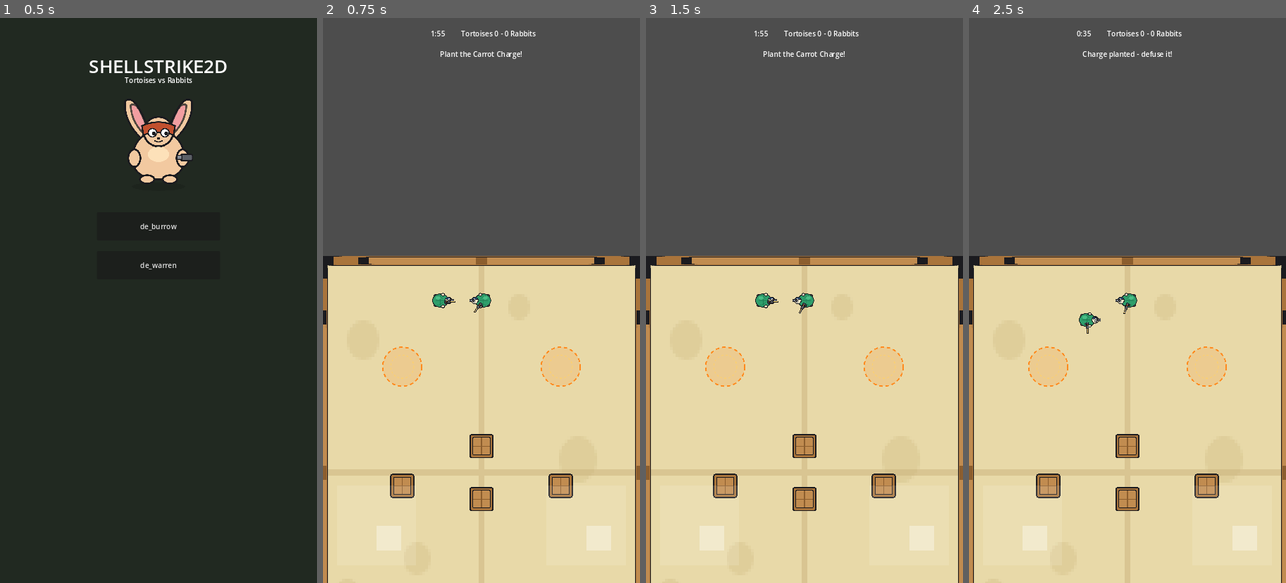
Above: before the commit, frames 1-4 (left to right).
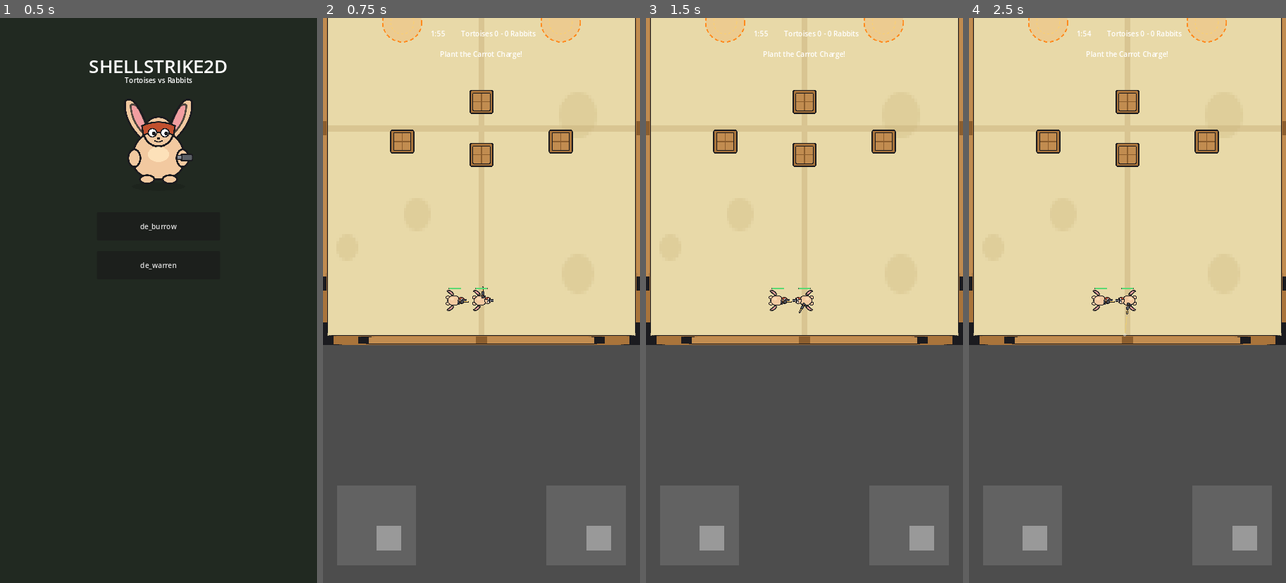
Above: after the commit, the same moments.

Repository: dstr1989/shellstrike2d
Game: Godot game, scene res://scenes/MainMenu.tscn
Two runs of this game, one before a commit and one after it. Both use one fixed random seed, a clock stepped at 60 frames per second and the inputs below.
Inputs (mouse positions are in pixels of both pictures, inside the frame that each line leads up to):
- Up to frame 1 (0.5 s): no input
- Up to frame 2 (0.75 s): click "de_burrow" at 0.5 s
- Up to frame 3 (1.5 s): tap Enter at 1.25 s; drag from (699, 526) to (836, 176) at 1.27 s
- Up to frame 4 (2.5 s): tap Space at 2 s; drag from (1232, 526) to (1111, 413) at 2.02 s

Frame 1 is identical in both runs. In frame 2, 88% of the frame differs, in the area x 0-100%, y 0-100%; in frame 3, 88%; in frame 4, 88%.

Commit message:
Fix core playability: world-space aim, shot tracers/muzzle flash/impact FX, hit flash + health bars, player is now attacker (Rabbit) with den-proximity plant + on-screen prompt

Diff:
--- a/scenes/Main.tscn
+++ b/scenes/Main.tscn
@@ -134,19 +134,19 @@
 [node name="CarrotCharge" parent="." instance=ExtResource("4")]
 
 [node name="Player" parent="." instance=ExtResource("2")]
-position = Vector2(600, 150)
-team = 1
+position = Vector2(600, 1450)
+team = 2
+
+[node name="RabbitBot1" parent="." instance=ExtResource("3")]
+position = Vector2(500, 1450)
+team = 2
 
 [node name="TortoiseBot1" parent="." instance=ExtResource("3")]
 position = Vector2(450, 150)
 team = 1
 
-[node name="RabbitBot1" parent="." instance=ExtResource("3")]
-position = Vector2(500, 1450)
-team = 2
-
-[node name="RabbitBot2" parent="." instance=ExtResource("3")]
-position = Vector2(700, 1450)
-team = 2
+[node name="TortoiseBot2" parent="." instance=ExtResource("3")]
+position = Vector2(700, 150)
+team = 1
 
 [node name="HUD" parent="." instance=ExtResource("5")]
--- a/scenes/MapWarren.tscn
+++ b/scenes/MapWarren.tscn
@@ -134,19 +134,19 @@
 [node name="CarrotCharge" parent="." instance=ExtResource("4")]
 
 [node name="Player" parent="." instance=ExtResource("2")]
-position = Vector2(700, 120)
-team = 1
+position = Vector2(700, 1680)
+team = 2
+
+[node name="RabbitBot1" parent="." instance=ExtResource("3")]
+position = Vector2(640, 1680)
+team = 2
 
 [node name="TortoiseBot1" parent="." instance=ExtResource("3")]
 position = Vector2(600, 120)
 team = 1
 
-[node name="RabbitBot1" parent="." instance=ExtResource("3")]
-position = Vector2(640, 1680)
-team = 2
-
-[node name="RabbitBot2" parent="." instance=ExtResource("3")]
-position = Vector2(760, 1680)
-team = 2
+[node name="TortoiseBot2" parent="." instance=ExtResource("3")]
+position = Vector2(760, 120)
+team = 1
 
 [node name="HUD" parent="." instance=ExtResource("5")]
--- a/scenes/Unit.tscn
+++ b/scenes/Unit.tscn
@@ -26,5 +26,39 @@
 [node name="Muzzle" type="Marker2D" parent="AimPivot"]
 position = Vector2(60, 6)
 
+[node name="MuzzleFlash" type="Polygon2D" parent="AimPivot"]
+position = Vector2(60, 6)
+color = Color(1, 0.85, 0.35, 1)
+polygon = PackedVector2Array(0, -7, 16, 0, 0, 7)
+visible = false
+
+[node name="HealthBar" type="Node2D" parent="."]
+position = Vector2(0, -44)
+
+[node name="BG" type="ColorRect" parent="HealthBar"]
+offset_left = -24.0
+offset_top = -4.0
+offset_right = 24.0
+offset_bottom = 2.0
+color = Color(0.1, 0.1, 0.12, 0.7)
+
+[node name="Fill" type="ColorRect" parent="HealthBar"]
+offset_left = -22.0
+offset_top = -3.0
+offset_right = 22.0
+offset_bottom = 1.0
+color = Color(0.36, 0.85, 0.45, 1)
+
+[node name="PromptLabel" type="Label" parent="."]
+offset_left = -130.0
+offset_top = -78.0
+offset_right = 130.0
+offset_bottom = -54.0
+horizontal_alignment = 1
+theme_override_colors/font_color = Color(1, 0.95, 0.7, 1)
+theme_override_colors/font_outline_color = Color(0, 0, 0, 1)
+theme_override_constants/outline_size = 6
+text = ""
+
 [node name="HealthComponent" type="Node" parent="."]
 script = ExtResource("2")
--- a/scripts/carrot_charge.gd
+++ b/scripts/carrot_charge.gd
@@ -14,6 +14,18 @@
 var _plant_progress: float = 0.0
 var _defuse_progress: float = 0.0
 var _defuser: Unit = null
+var _planting_this_frame: bool = false
+var _defusing_this_frame: bool = false
+
+func _process(_delta: float) -> void:
+	# Decay progress if nobody actively held the action this frame.
+	if not _planting_this_frame and _plant_progress > 0.0 and not _is_planted:
+		_plant_progress = 0.0
+	if not _defusing_this_frame and _defuse_progress > 0.0:
+		_defuse_progress = 0.0
+		_defuser = null
+	_planting_this_frame = false
+	_defusing_this_frame = false
 
 func _ready() -> void:
 	add_to_group("carrot_charge")
@@ -32,12 +44,32 @@
 	_planter = null
 	visible = false
 
+const PLANT_RANGE := 120.0
+const DEFUSE_RANGE := 60.0
+
+func _near_den(pos: Vector2) -> bool:
+	for den in get_tree().get_nodes_in_group("den_zones"):
+		if pos.distance_to(den.global_position) <= PLANT_RANGE:
+			return true
+	return false
+
+func can_plant_at(pos: Vector2) -> bool:
+	return not _is_planted and GameManager.phase == Global.RoundPhase.ACTION and _near_den(pos)
+
+func can_defuse_at(pos: Vector2) -> bool:
+	return _is_planted and GameManager.phase == Global.RoundPhase.PLANTED \
+		and pos.distance_to(global_position) <= DEFUSE_RANGE
+
 func try_plant(rabbit: Unit) -> void:
 	if _is_planted or GameManager.phase != Global.RoundPhase.ACTION:
 		return
 	if not rabbit.is_carrying_charge():
 		return
+	if not _near_den(rabbit.global_position):
+		_plant_progress = 0.0
+		return
 	_planter = rabbit
+	_planting_this_frame = true
 	_plant_progress += get_physics_process_delta_time()
 	if _plant_progress >= Global.PLANT_SECONDS:
 		_complete_plant(rabbit)
@@ -59,6 +91,7 @@
 	if _defuser != tortoise:
 		_defuser = tortoise
 		_defuse_progress = 0.0
+	_defusing_this_frame = true
 	_defuse_progress += get_physics_process_delta_time()
 	if _defuse_progress >= Global.DEFUSE_SECONDS:
 		_complete_defuse()
--- a/scripts/unit.gd
+++ b/scripts/unit.gd
@@ -20,12 +20,17 @@
 @onready var aim_pivot: Node2D = $AimPivot
 @onready var weapon: Sprite2D = $AimPivot/Weapon
 @onready var muzzle: Marker2D = $AimPivot/Muzzle
+@onready var muzzle_flash: Polygon2D = $AimPivot/MuzzleFlash
+@onready var health_bar: Node2D = $HealthBar
+@onready var health_fill: ColorRect = $HealthBar/Fill
+@onready var prompt_label: Label = $PromptLabel
 
 # Fallback textures if no skin is registered (keeps the unit visible).
 const FALLBACK_TORTOISE := preload("res://assets/sprites/tortoise_topdown.svg")
 const FALLBACK_RABBIT := preload("res://assets/sprites/rabbit_topdown.svg")
 
 var _fire_cooldown: float = 0.0
+var _flash_timer: float = 0.0
 var _aim_dir: Vector2 = Vector2.RIGHT
 var _ai_move: Vector2 = Vector2.ZERO
 var _ai_aim: Vector2 = Vector2.RIGHT
@@ -37,7 +42,11 @@
 	add_to_group("respawnable")
 	add_to_group("units")
 	health.died.connect(_on_died)
+	health.damaged.connect(_on_damaged)
 	GameManager.register_actor(self)
+	muzzle_flash.visible = false
+	_refresh_health_bar()
+	prompt_label.text = ""
 	if team == Global.Team.RABBIT:
 		_carrying_charge = true
 	_apply_skin()
@@ -69,7 +78,7 @@
 	velocity = move_input.normalized() * move_speed if move_input.length() > 0.0 else Vector2.ZERO
 	move_and_slide()
 
-	var aim_input := _ai_aim if is_ai else TouchInput.get_aim_vector(global_position)
+	var aim_input := _get_aim_input()
 	if aim_input.length() > 0.05:
 		_aim_dir = aim_input.normalized()
 	_update_facing()
@@ -79,9 +88,26 @@
 	if firing and _fire_cooldown <= 0.0:
 		_shoot()
 
+	if _flash_timer > 0.0:
+		_flash_timer -= delta
+		if _flash_timer <= 0.0:
+			muzzle_flash.visible = false
+
 	var interacting := _ai_interacting if is_ai else TouchInput.is_interacting()
 	if interacting:
 		_try_interact()
+
+	if not is_ai:
+		_update_prompt()
+
+func _get_aim_input() -> Vector2:
+	if is_ai:
+		return _ai_aim
+	# Touch aim stick takes priority; otherwise aim at the world mouse position
+	# (get_global_mouse_position accounts for the camera, screen coords do not).
+	if TouchInput.aim_vector.length() > 0.05:
+		return TouchInput.aim_vector
+	return get_global_mouse_position() - global_position
 
 func _update_facing() -> void:
 	# Body stays upright (Brawl-Stars-style); only the weapon arm tracks aim.
@@ -116,12 +142,64 @@
 		if collider and collider.has_method("_on_hit_by_bullet"):
 			collider._on_hit_by_bullet(damage_per_shot, self)
 			hit = true
+	_spawn_shot_fx(muzzle.global_position, end_pos, hit)
 	fired.emit(muzzle.global_position, end_pos, hit)
+
+func _spawn_shot_fx(from_pos: Vector2, to_pos: Vector2, hit: bool) -> void:
+	# Muzzle flash (brief).
+	muzzle_flash.visible = true
+	_flash_timer = 0.04
+	# Tracer line, fades out and frees itself.
+	var tracer := Line2D.new()
+	tracer.width = 3.0
+	tracer.default_color = Color(1.0, 0.86, 0.34, 0.9)
+	tracer.points = PackedVector2Array([from_pos, to_pos])
+	tracer.z_index = 50
+	var scene_root := get_tree().current_scene
+	if scene_root == null:
+		return
+	scene_root.add_child(tracer)
+	var tw := tracer.create_tween()
+	tw.tween_property(tracer, "modulate:a", 0.0, 0.09)
+	tw.tween_callback(tracer.queue_free)
+	# Impact spark.
+	var spark := Polygon2D.new()
+	spark.color = Color(1.0, 0.7, 0.2, 1.0) if hit else Color(0.9, 0.9, 0.9, 0.8)
+	spark.polygon = PackedVector2Array([Vector2(-5, 0), Vector2(0, -5), Vector2(5, 0), Vector2(0, 5)])
+	spark.global_position = to_pos
+	spark.z_index = 50
+	scene_root.add_child(spark)
+	var tw2 := spark.create_tween()
+	tw2.set_parallel(true)
+	tw2.tween_property(spark, "scale", Vector2(2.2, 2.2), 0.12)
+	tw2.tween_property(spark, "modulate:a", 0.0, 0.12)
+	tw2.chain().tween_callback(spark.queue_free)
 
 func _on_hit_by_bullet(amount: int, attacker: Node) -> void:
 	if attacker and "team" in attacker and attacker.team == team:
 		return # no friendly fire in MVP
 	health.apply_damage(amount, attacker)
+
+func _on_damaged(_amount: int, _current_hp: int, _attacker: Node) -> void:
+	_refresh_health_bar()
+	body.modulate = Color(1, 0.45, 0.45)
+	create_tween().tween_property(body, "modulate", Color.WHITE, 0.18)
+
+func _refresh_health_bar() -> void:
+	var frac := clampf(float(health.current_hp) / float(health.max_hp), 0.0, 1.0)
+	health_fill.scale.x = frac
+	health_fill.color = Color(0.36, 0.85, 0.45) if frac > 0.35 else Color(0.9, 0.4, 0.3)
+
+func _update_prompt() -> void:
+	var charge := get_tree().get_first_node_in_group("carrot_charge")
+	var txt := ""
+	if charge != null:
+		if team == Global.Team.RABBIT and is_carrying_charge() and charge.can_plant_at(global_position):
+			txt = "Przytrzymaj [E] — podłóż ładunek"
+		elif team == Global.Team.TORTOISE and charge.can_defuse_at(global_position):
+			txt = "Przytrzymaj [E] — rozbrój"
+	prompt_label.text = txt
+	prompt_label.visible = txt != ""
 
 func _try_interact() -> void:
 	var charge := get_tree().get_first_node_in_group("carrot_charge")
@@ -143,6 +221,10 @@
 	visible = true
 	set_physics_process(true)
 	_carrying_charge = team == Global.Team.RABBIT
+	body.modulate = Color.WHITE
+	muzzle_flash.visible = false
+	prompt_label.text = ""
+	_refresh_health_bar()
 	var spawn_group := "tortoise_spawns" if team == Global.Team.TORTOISE else "rabbit_spawns"
 	var spawns := get_tree().get_nodes_in_group(spawn_group)
 	if spawns.size() > 0:
